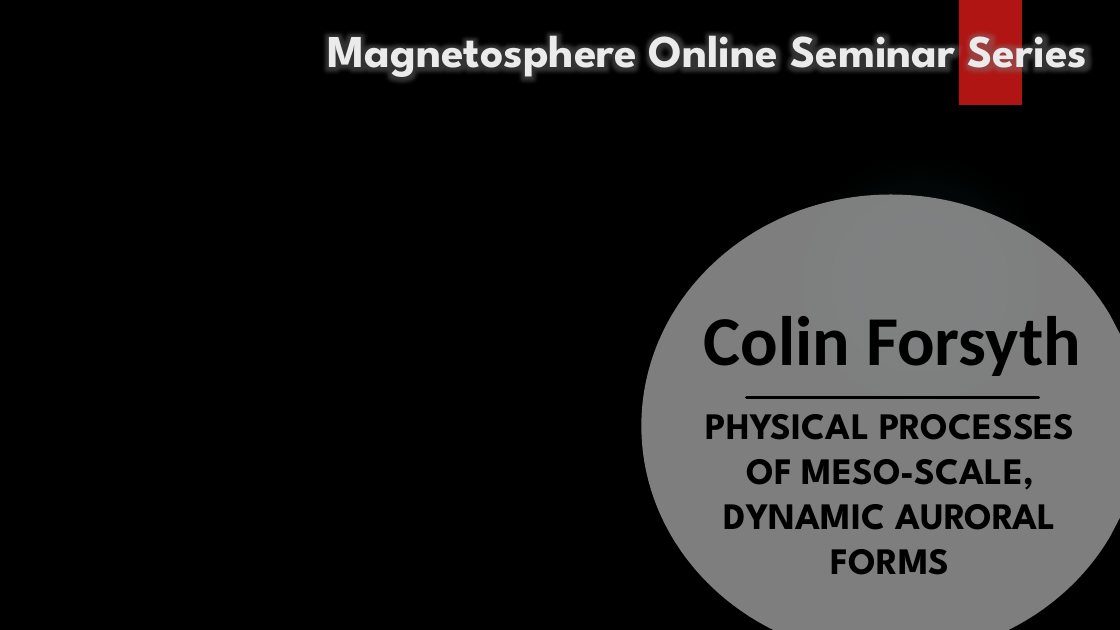
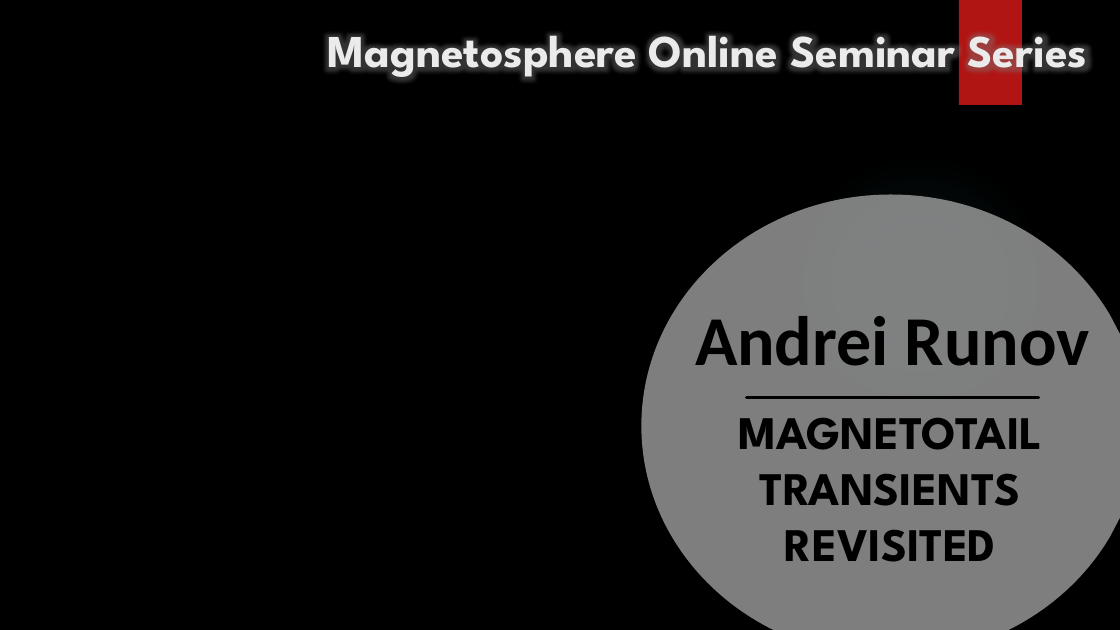
Before and after one commit to MSOLSS/MagSeminars, a slide deck: slide 1 of MSOSS_title.pptx. Drawn at 1120x630 pixels with LibreOffice and Linux fonts; fonts in the diff are those of the drawing; background and template pictures are left out. Boxes give left, top, right and bottom in pixels: in the first picture for what was removed or moved away, otherwise in the second. Text is boxed around its words. In the diff, an @@ line names an element or a change of style, - is before the commit and + after.

```diff
--- a/MSOSS_title.pptx
+++ b/MSOSS_title.pptx
@@ title at [695,316,1090,366]: text changed @@
-Colin Forsyth
+Andrei Runov
@@ subtitle at [738,417,1042,562]: text changed; size 32 to 40 pt @@
-PHYSICAL PROCESSES OF MESO-SCALE, DYNAMIC AURORAL FORMS
+MAGNETOTAIL TRANSIENTS REVISITED
```
Also in this commit, not shown: 2 other files.
